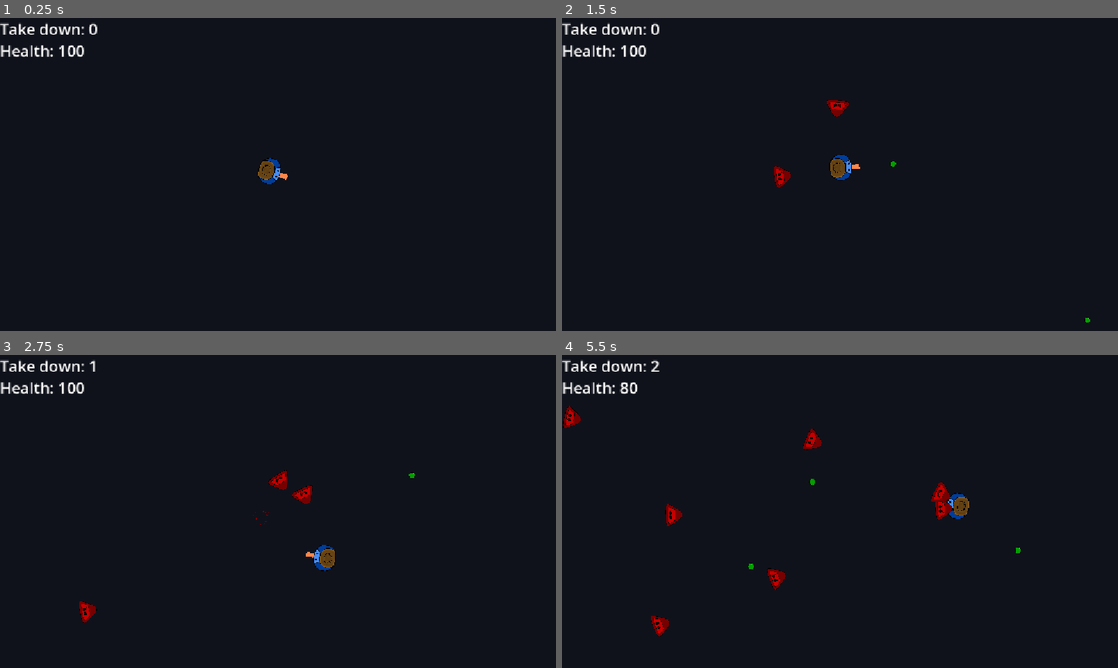
Above: before the commit, frames 1-4 (two rows, left to right).
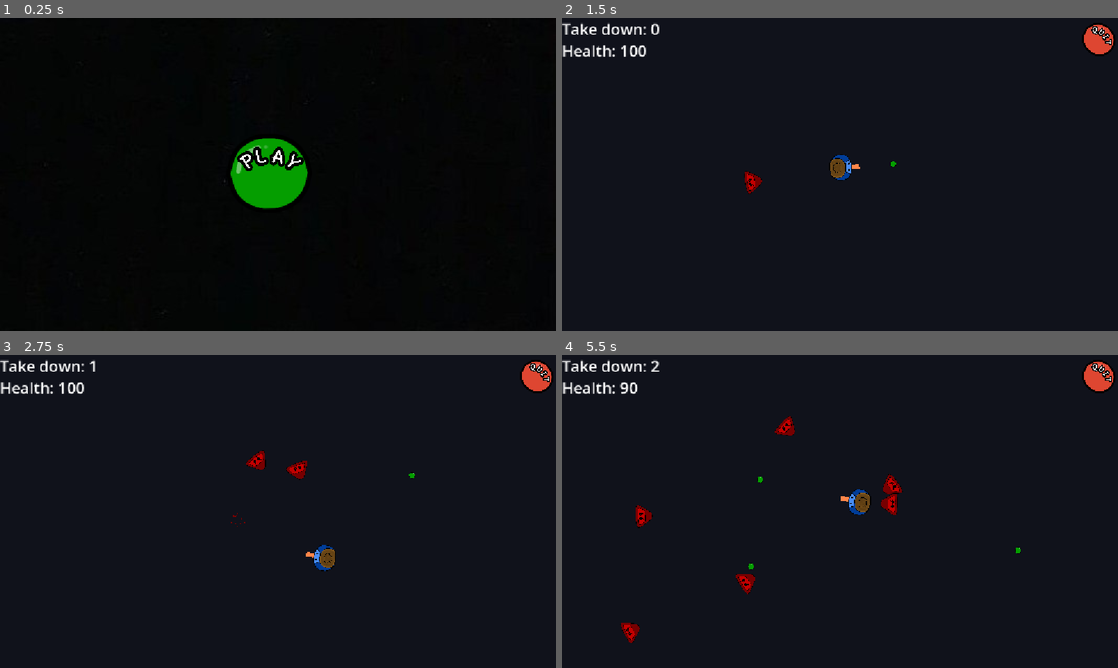
Above: after the commit, the same moments.

Repository: Hellscream-Dream/Game-Jam--Shooting-Game-
Game: Godot game, scene res://Scenes/menu.tscn
The game is run twice, just before and just after one commit, with the same random seed, the same clock (stepped at 60 frames per second) and the same inputs. Before the commit the project starts from res://Scenes/game.tscn.
Inputs (mouse positions are in pixels of both pictures, inside the frame that each line leads up to):
- Up to frame 1 (0.25 s): no input
- Up to frame 2 (1.5 s): click (828, 171) at 0.52 s; move the mouse to (962, 158) at 1.27 s; hold D (right) from 1.28 s (still down); tap Space (shoot) at 1.35 s
- Up to frame 3 (2.75 s): move the mouse to (166, 527) at 2.02 s; release D (right) at 2.03 s; hold S (down) from 2.03 s (still down); tap Space (shoot) at 2.1 s
- Up to frame 4 (5.5 s): move the mouse to (895, 442) at 2.77 s; release S (down) at 2.78 s; hold D (right) 2.78-3.53 s; tap Space (shoot) every 0.75 s from 2.85 to 5.1 s; move the mouse to (812, 574) at 3.52 s; hold W (up) 3.53-4.28 s; move the mouse to (1006, 558) at 4.27 s; hold A (left) from 4.28 s (still down); move the mouse to (673, 464) at 5.02 s

The runs differ from the first frame. In frame 1, 5.4% of the frame differs, in the area x 0-100%, y 0-100%; in frame 2, 0.9%; in frame 3, 1.2%; in frame 4, 3.0%.

Commit message:
Buttons
Start and quit buttons added

Diff:
--- /dev/null
+++ b/Explosion.tscn
@@ -0,0 +1,32 @@
+[gd_scene format=3 uid="uid://dnnyoe2hn3w12"]
+
+[ext_resource type="Script" path="res://explosion.gd" id="1_oxoqp"]
+
+[sub_resource type="Curve" id="Curve_o0x32"]
+_data = [Vector2(0, 1), 0.0, 0.0, 0, 0, Vector2(1, 0), 0.0, 0.0, 0, 0]
+point_count = 2
+
+[sub_resource type="CurveTexture" id="CurveTexture_ai44l"]
+curve = SubResource("Curve_o0x32")
+
+[sub_resource type="ParticleProcessMaterial" id="ParticleProcessMaterial_n4djn"]
+lifetime_randomness = 0.5
+particle_flag_disable_z = true
+angle_min = -720.0
+angle_max = 720.0
+direction = Vector3(1, 1, 0)
+spread = 180.0
+flatness = 1.0
+initial_velocity_min = 20.0
+initial_velocity_max = 50.0
+gravity = Vector3(0, 1, 0)
+scale_max = 3.0
+scale_curve = SubResource("CurveTexture_ai44l")
+
+[node name="Boum" type="GPUParticles2D" unique_id=1405948643]
+modulate = Color(0.46666667, 0, 0.003921569, 1)
+amount = 25
+explosiveness = 1.0
+randomness = 0.04
+process_material = SubResource("ParticleProcessMaterial_n4djn")
+script = ExtResource("1_oxoqp")
--- a/Scenes/game.tscn
+++ b/Scenes/game.tscn
@@ -3,6 +3,7 @@
 [ext_resource type="PackedScene" uid="uid://grlo3hlsw63i" path="res://Scenes/player.tscn" id="1_ebmjs"]
 [ext_resource type="Script" uid="uid://cldk8jitrc2k0" path="res://Scripts/game.gd" id="1_qxrlw"]
 [ext_resource type="AudioStream" uid="uid://01lu0dxsjf8a" path="res://Music/gameplay music.wav" id="3_wrm1d"]
+[ext_resource type="Texture2D" uid="uid://kelfddsr04k7" path="res://Asset/Quit.png" id="4_3dryh"]
 
 [sub_resource type="WorldBoundaryShape2D" id="WorldBoundaryShape2D_0yooa"]
 normal = Vector2(0, 1)
@@ -61,4 +62,15 @@
 theme_override_font_sizes/font_size = 32
 text = "Health : 100"
 
+[node name="Quit_Button" type="TextureButton" parent="." unique_id=762635249]
+offset_left = 1112.0
+offset_top = -19.000032
+offset_right = 2112.0
+offset_bottom = 980.99994
+rotation = 0.7886046
+scale = Vector2(0.08679094, 0.087596945)
+texture_normal = ExtResource("4_3dryh")
+texture_pressed = ExtResource("4_3dryh")
+
 [connection signal="timeout" from="Timer" to="." method="_on_timer_timeout"]
+[connection signal="pressed" from="Quit_Button" to="." method="_on_quit_button_pressed"]
--- /dev/null
+++ b/Scenes/menu.tscn
@@ -0,0 +1,26 @@
+[gd_scene format=3 uid="uid://brcdma6e2l2y"]
+
+[ext_resource type="Script" uid="uid://vju5sjm4m56c" path="res://menu.gd" id="1_cayip"]
+[ext_resource type="Texture2D" uid="uid://dryqdavwpu55u" path="res://Asset/Negro liso.jpg" id="2_cayip"]
+[ext_resource type="Texture2D" uid="uid://c8yswf105j16m" path="res://Asset/Play button.png" id="3_158mb"]
+
+[node name="Menu" type="Node2D" unique_id=100150384]
+script = ExtResource("1_cayip")
+
+[node name="TextureRect" type="TextureRect" parent="." unique_id=987939058]
+offset_right = 40.0
+offset_bottom = 40.0
+scale = Vector2(2.16943, 2.1728296)
+texture = ExtResource("2_cayip")
+
+[node name="TextureButton" type="TextureButton" parent="TextureRect" unique_id=529254974]
+layout_mode = 0
+offset_left = 205.12302
+offset_top = 97.108406
+offset_right = 1205.123
+offset_bottom = 1097.1084
+scale = Vector2(0.1, 0.1)
+texture_normal = ExtResource("3_158mb")
+texture_pressed = ExtResource("3_158mb")
+
+[connection signal="pressed" from="TextureRect/TextureButton" to="." method="_on_texture_button_pressed"]
--- a/Scripts/game.gd
+++ b/Scripts/game.gd
@@ -19,3 +19,8 @@
 
 func update_life(life : int ) -> void:
 	$HUD/LifeLabel.text = "Health: %d"  %life
+
+#######################################################################
+#Code fait par Anaïs:
+func _on_quit_button_pressed() -> void:
+	get_tree().change_scene_to_file("res://Scenes/menu.tscn")
--- /dev/null
+++ b/menu.gd
@@ -0,0 +1,15 @@
+extends Node2D
+
+
+# Called when the node enters the scene tree for the first time.
+func _ready() -> void:
+	pass # Replace with function body.
+
+
+# Called every frame. 'delta' is the elapsed time since the previous frame.
+func _process(delta: float) -> void:
+	pass
+
+
+func _on_texture_button_pressed() -> void:
+	get_tree().change_scene_to_file("res://Scenes/game.tscn")
--- a/project.godot
+++ b/project.godot
@@ -11,7 +11,7 @@
 [application]
 
 config/name="Shooting jam"
-run/main_scene="uid://dush0bxwf7jb"
+run/main_scene="uid://brcdma6e2l2y"
 config/features=PackedStringArray("4.7", "Mobile")
 
 [display]
Binary file added: Asset/Negro liso.jpg
Not shown, added: Asset/Negro liso.jpg.import
Binary file added: Asset/Play button.png
Not shown, added: Asset/Play button.png.import
Binary file added: Asset/Quit.png
Not shown, added: Asset/Quit.png.import
Not shown, added: menu.gd.uid
